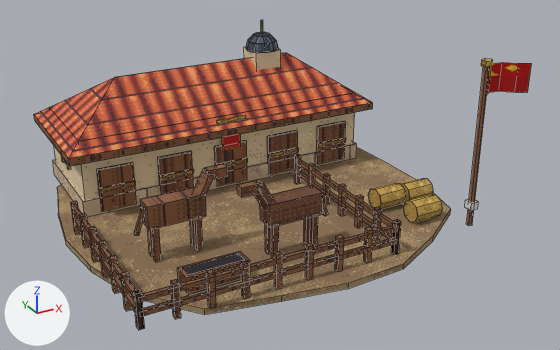
The Blender file art_source/blender/ottomans/stable.blend: old version first, new version second.
Before and after are seen from a 50 mm camera at (-4.5, -9.16, 4.91) aimed at (0.31, -0.42, 0.54). The lights are fixed; the arrows at lower left show +X, +Y and +Z. The first picture is the older version. Mesh edges are drawn as thin lines.

The first picture shows 'ottomans_stable'.
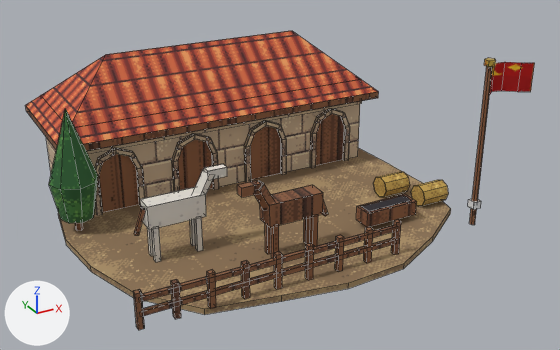
What changed in the scene script:
```text
Add img_pe_plasterwhite:
    img_pe_plasterwhite = load_image('PE_PlasterWhite', '../../textures/materials/PE_PlasterWhite.png', 64, 64, 'sRGB')
Add img_pe_stonebrick:
    img_pe_stonebrick = load_image('PE_StoneBrick', '../../textures/materials/PE_StoneBrick.png', 64, 64, 'sRGB')
Add img_pe_foliage:
    img_pe_foliage = load_image('PE_Foliage', '../../textures/materials/PE_Foliage.png', 64, 64, 'sRGB')
Add mat_pe_plasterwhite:
    mat_pe_plasterwhite = principled_material('PE_PlasterWhite')
    mat_pe_plasterwhite.texture = img_pe_plasterwhite
    mat_pe_plasterwhite.roughness = 0.95
Add mat_pe_stonebrick:
    mat_pe_stonebrick = principled_material('PE_StoneBrick')
    mat_pe_stonebrick.texture = img_pe_stonebrick
    mat_pe_stonebrick.roughness = 0.9
Add mat_pe_foliage:
    mat_pe_foliage = principled_material('PE_Foliage')
    mat_pe_foliage.texture = img_pe_foliage
    mat_pe_foliage.roughness = 1.0
Change me_ottomans_stable:
    used by ob_ottomans_stable; location = (0.0, 0.0, 0.0)
    remove me_ottomans_stable.from_pydata(...)  # 1731 vertices, 468 faces; spans x -2.64..2.89, y -2.66..2.67, z 0.0..2.36
    add me_ottomans_stable.from_pydata(...)  # 1201 vertices, 333 faces; spans x -2.72..2.94, y -2.66..2.67, z 0.0..2.36
    me_ottomans_stable part 1: the loose piece of 4 vertices spanning x 0.25, y 0.5..0.55, z 0.12..0.74 is rebuilt with 4 vertices and now spans x 0.23, y 0.49..0.55, z 0.08..0.65, in mat_pe_stonebrick (picture img_pe_stonebrick)
    me_ottomans_stable part 2: 262 loose pieces with 1082 vertices, spanning x -2.48..2.4, y -2.38..2.35, z 0.08..2.3, are deleted
    me_ottomans_stable part 3: 8 vertices removed from x -0.25..0.25, y 0.5..0.55, z 0.12..0.74; 468 vertices added at x -2.72..2.5, y -0.12..2.35, z 0.08..2.08
    me_ottomans_stable part 4: 77 vertices removed from x 1.59..2.89, y -2.32..-1.09, z 0.08..2.36; 169 vertices added at x 0.9..2.94, y -2.32..-0.74, z 0.08..2.36
    me_ottomans_stable part 5: 35 faces spanning x -1.88..-0.79, y -1.13..-0.87, z 0.08..1.12 switch from mat_pe_wooddark (picture img_pe_wooddark) to mat_pe_plasterwhite (picture img_pe_plasterwhite)
    me_ottomans_stable part 6: 35 faces spanning x -0.91..0.17, y -1.78..-1.52, z 0.08..1.12 switch from mat_pe_beam (picture img_pe_beam) to mat_pe_wooddark (picture img_pe_wooddark)
    other edits to the shape of me_ottomans_stable do not show in these pictures
    remove me_ottomans_stable.materials.append(mat_pe_plastercream)  # picture img_pe_plastercream
    remove me_ottomans_stable.materials.append(mat_pe_domelead)  # picture img_pe_domelead
    remove me_ottomans_stable.materials.append(mat_pe_woodlight)  # picture img_pe_woodlight
    add me_ottomans_stable.materials.append(mat_pe_stonebrick)  # picture img_pe_stonebrick
    add me_ottomans_stable.materials.append(mat_pe_foliage)  # picture img_pe_foliage
```

Changed parts and their boxes (x1, y1, x2, y2) in the pictures (560 x 350 px):
'ottomans_stable', reshaped
    before: (34, 20, 532, 330)
    after: (26, 31, 535, 330)
part 1 of me_ottomans_stable, rebuilt (not visible before)
    after: (244, 146, 246, 182)
part 2 of me_ottomans_stable, deleted
    before: (34, 20, 478, 330)
part 3 of me_ottomans_stable, built on
    before: (216, 141, 247, 186)
    after: (26, 31, 379, 231)
part 4 of me_ottomans_stable, reshaped
    before: (401, 58, 532, 226)
    after: (356, 58, 535, 227)
part 5 of me_ottomans_stable, recoloured (brown to grey)
    both: (140, 164, 227, 262)
part 6 of me_ottomans_stable, recoloured
    both: (237, 180, 323, 255)
